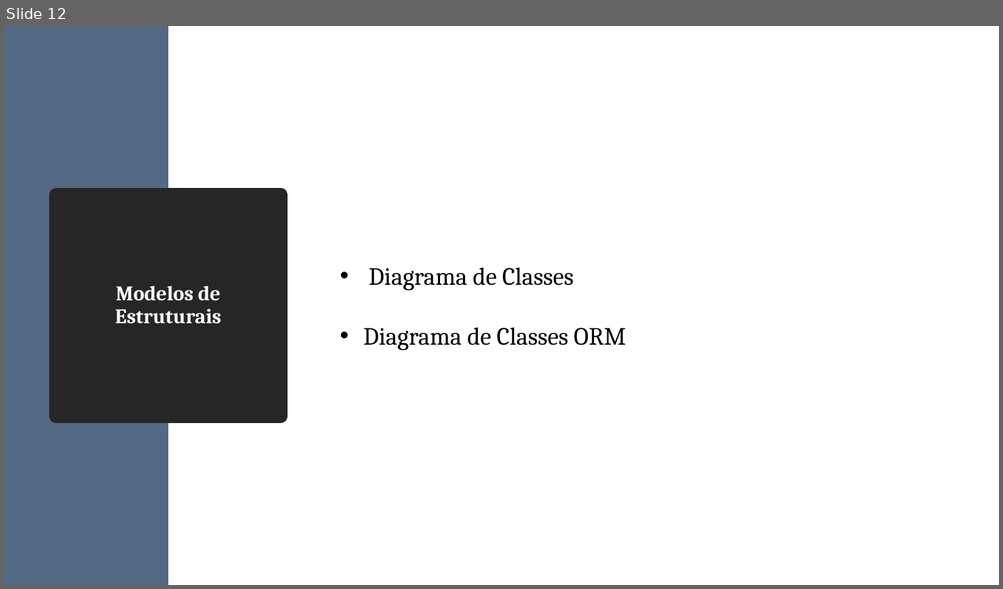
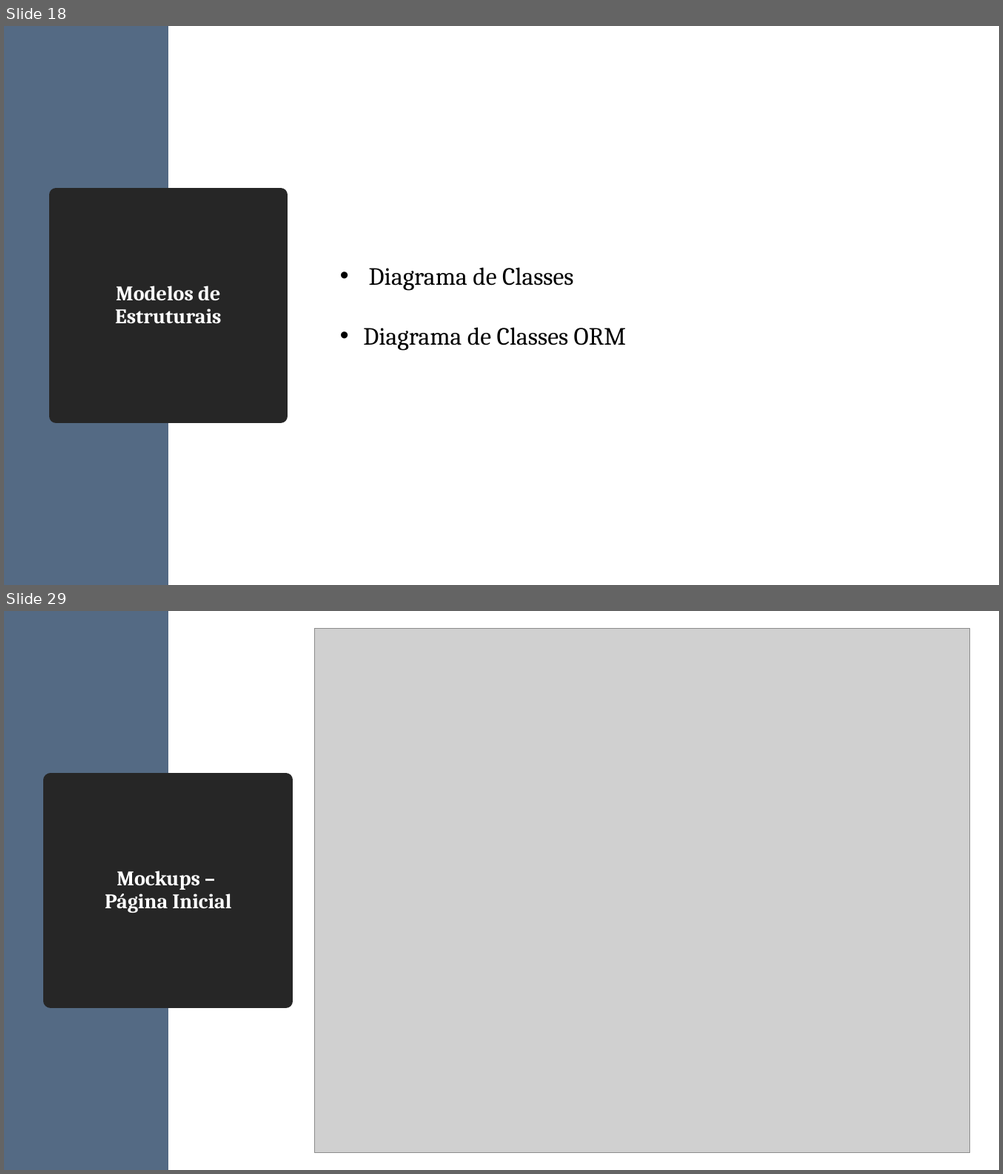
Before and after one commit to diogofbraga/MyChef, a slide deck: Especificacao/FeelItaly.pptx. Shown one above the other, each under a label of ours: slide 12 before the commit, slides 18 and 29 after it; the slides between them are not shown. The pictures are 1003x589 and 1003x1174 pixels, drawn with LibreOffice and Linux fonts; fonts in the diff are those of the drawing; grey boxes stand for pictures. Boxes give left, top, right and bottom in pixels: in the first picture for what was removed or moved away, otherwise in the second. Text is boxed around its words. In the diff, an @@ line names an element or a change of style, - is before the commit and + after.

```diff
--- a/Especificacao/FeelItaly.pptx
+++ b/Especificacao/FeelItaly.pptx
@@ slide 29 added at box(4, 611, 999, 1170), background #FFFFFF @@
@@ rectangle added at box(4, 611, 168, 1170), fill #546A84 @@
@@ picture added at box(315, 628, 970, 1153) @@
@@ title added at box(51, 780, 286, 1001), fill #262626, outline #262626 13.75 pt, 20 pt, text #FFFFFF, bold @@
+Mockups –
+Página Inicial
@@ what was slide 12 is now slide 18 @@
```
Also in this commit, not shown: 3 slides changed, 18 other slides added.
